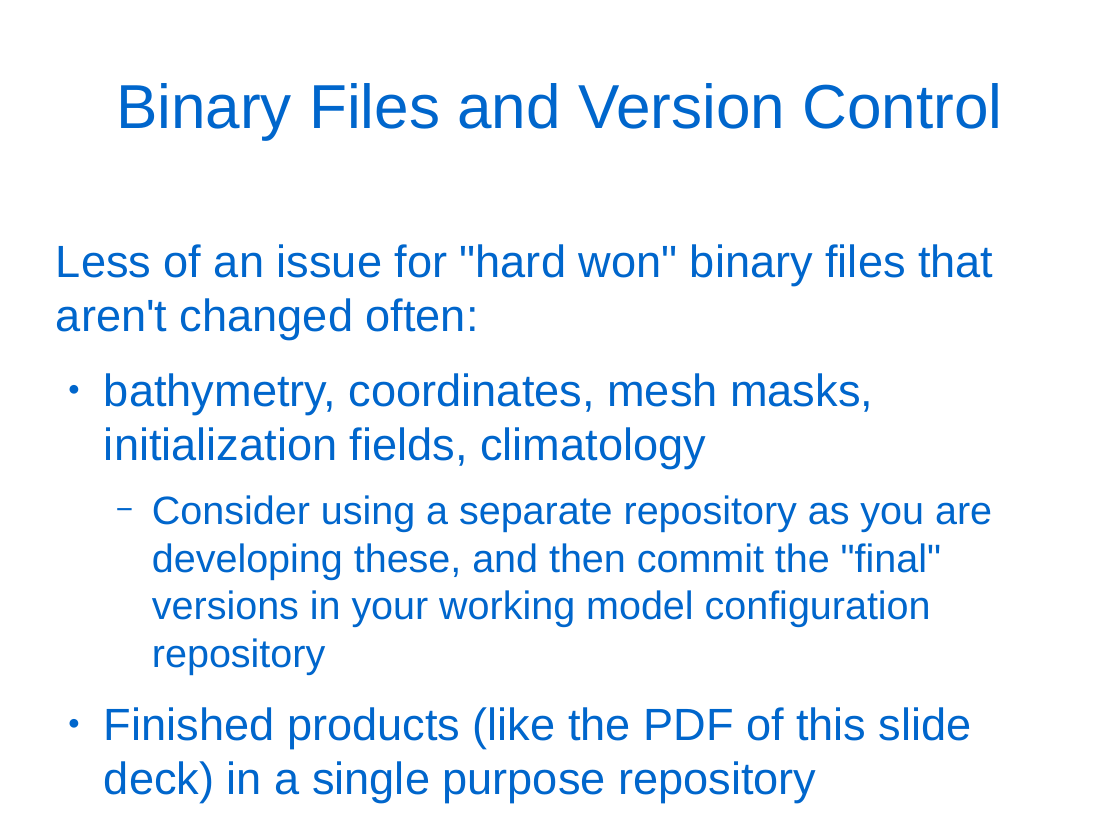
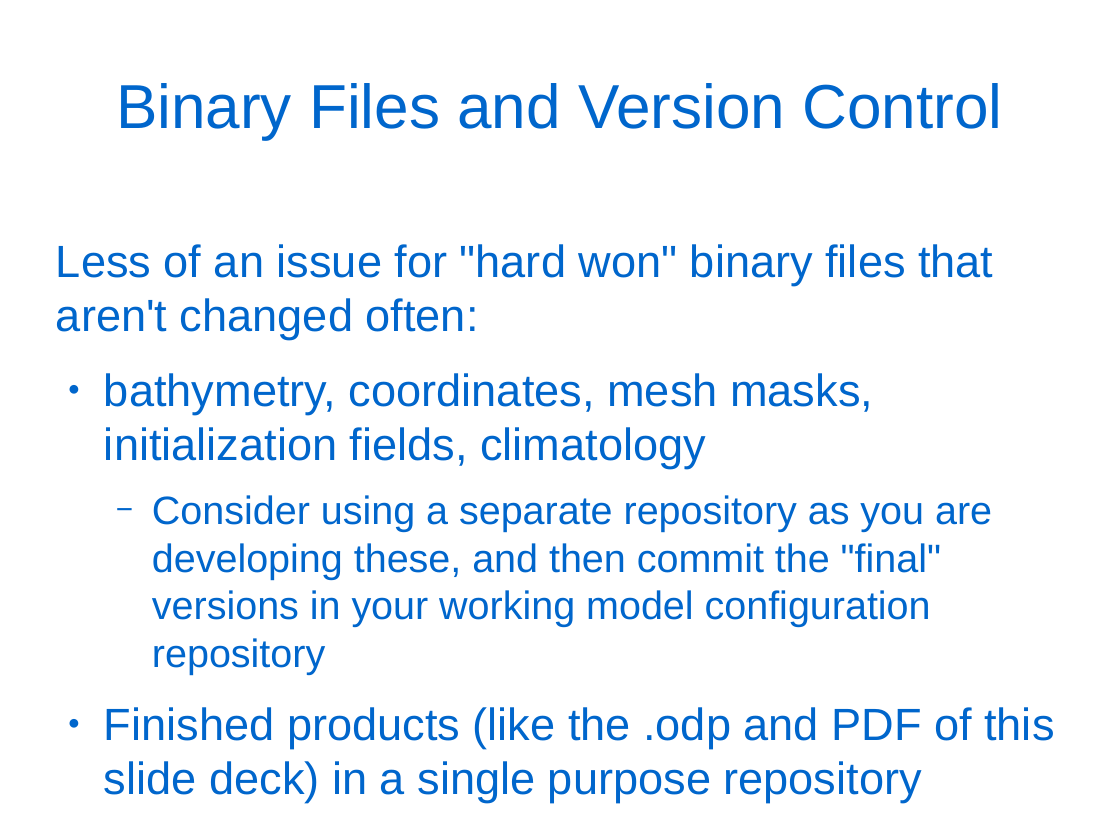
Before and after one commit to douglatornell/UQAR-Winter-School, a slide deck: slide 15 of slides.odp. Drawn at 1120x840 pixels with LibreOffice and Linux fonts; fonts in the diff are those of the drawing. Boxes give left, top, right and bottom in pixels: in the first picture for what was removed or moved away, otherwise in the second. Text is boxed around its words. In the diff, an @@ line names an element or a change of style, - is before the commit and + after.

```diff
--- a/slides.odp
+++ b/slides.odp
@@ text at (x1=104, y1=707, x2=1054, y2=803): text changed @@
-● Finished products (like the PDF of this slide deck) in a single purpose repository
+● Finished products (like the .odp and PDF of this slide deck) in a single purpose repository
```
Also in this commit, not shown: 9 other slides changed, 6 slides added, 1 slide removed.
